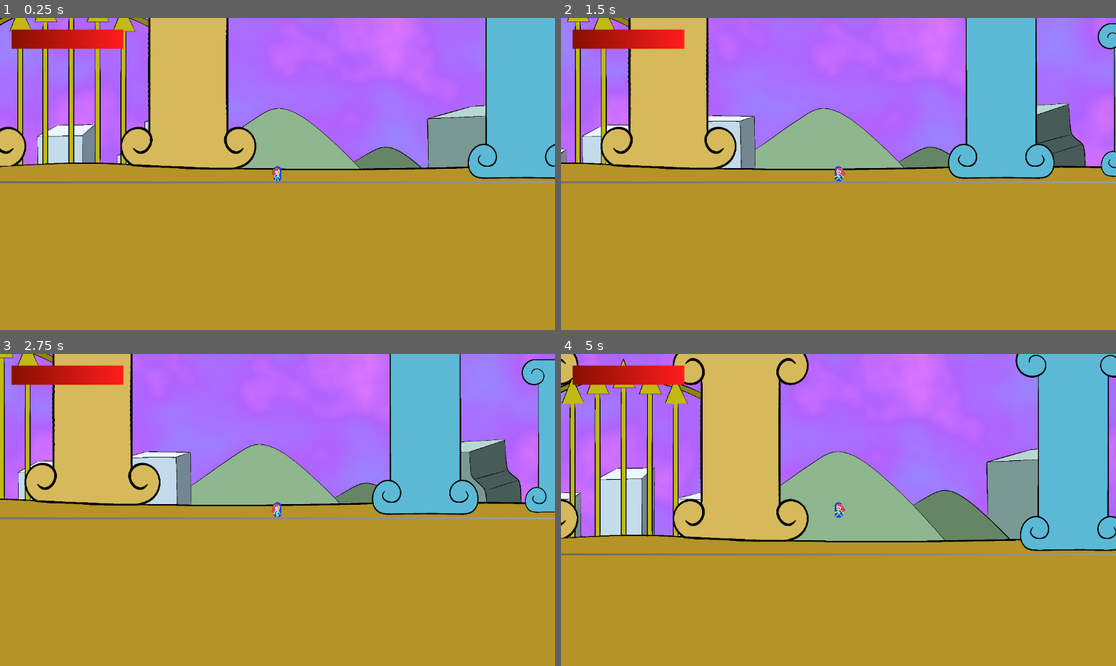
Above: before the commit, frames 1-4 (two rows, left to right).
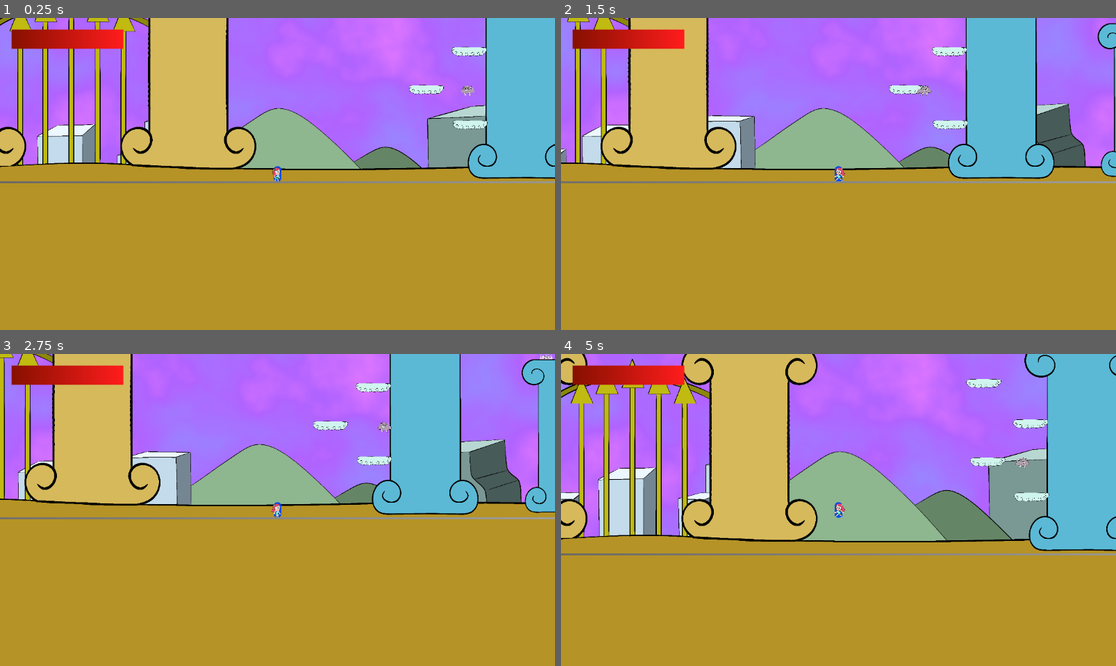
Above: after the commit, the same moments.

Repository: catloaf2048/TavernJam
Game: Godot game, scene res://Assets/Scene/Main.tscn
Two runs of this game, one before a commit and one after it. Both use one fixed random seed, a clock stepped at 60 frames per second and the inputs below.
Inputs (mouse positions are in pixels of both pictures, inside the frame that each line leads up to):
- Up to frame 1 (0.25 s): no input
- Up to frame 2 (1.5 s): tap Enter (ui_accept) at 0.5, 0.77 s; move the mouse to (960, 158) at 0.52 s; hold Right (ui_right) 0.53-1.28 s; click (960, 158) at 0.6 s; move the mouse to (727, 189) at 1.27 s; hold Left (ui_left) from 1.28 s (still down); click (727, 189) at 1.35 s
- Up to frame 3 (2.75 s): tap Enter (ui_accept) at 1.52 s; move the mouse to (333, 441) at 2.02 s; release Left (ui_left) at 2.03 s; hold Right (ui_right) from 2.03 s (still down); click (333, 441) at 2.1 s
- Up to frame 4 (5 s): move the mouse to (810, 572) at 2.77 s; click (810, 572) at 2.85 s; tap Enter (ui_accept) at 3.02, 3.77, 4.52 s; move the mouse to (1005, 556) at 3.52 s; release Right (ui_right) at 3.53 s; hold Left (ui_left) from 3.53 s (still down); click (1005, 556) at 3.6 s; move the mouse to (672, 463) at 4.27 s; click (672, 463) at 4.35 s

The runs differ from the first frame. In frame 1, 0.5% of the frame differs, in the area x 73-88%, y 9-36%; in frame 2, 0.5%; in frame 3, 0.6%; in frame 4, 13%, in the area x 0-100%, y 0-64%.

Commit message:
Level design (round 1).

Diff:
--- a/Assets/Scene/World.tscn
+++ b/Assets/Scene/World.tscn
@@ -4,6 +4,11 @@
 [ext_resource type="Texture2D" uid="uid://dtxs37wv02lf5" path="res://Assets/Sprite/Background/BG_PARALLAX.PNG" id="2_klbmg"]
 [ext_resource type="Texture2D" uid="uid://dbibmoeh6secv" path="res://Assets/Sprite/Background/BG_FOREGROUND.PNG" id="3_688b1"]
 [ext_resource type="Texture2D" uid="uid://caws677ab6gk6" path="res://Assets/Sprite/Background/SkyTexture.tres" id="3_ntegu"]
+[ext_resource type="PackedScene" uid="uid://dli4y4d581p7k" path="res://Assets/Scene/World/Spikes.tscn" id="5_7addk"]
+[ext_resource type="PackedScene" uid="uid://cplecxkf0sc2g" path="res://Assets/Scene/Entity/Foe/FlyingFoe.tscn" id="6_nu15w"]
+[ext_resource type="PackedScene" uid="uid://b56wil8uffwqo" path="res://Assets/Scene/World/Platform.tscn" id="6_sv1w6"]
+[ext_resource type="PackedScene" uid="uid://ccnniksyx7sxi" path="res://Assets/Scene/World/Wall.tscn" id="7_d0m6r"]
+[ext_resource type="PackedScene" uid="uid://dbnl70ig72pwn" path="res://Assets/Scene/World/WallCheckTrigger.tscn" id="9_aed03"]
 
 [sub_resource type="Gradient" id="Gradient_688b1"]
 offsets = PackedFloat32Array(0)
@@ -21,6 +26,15 @@
 height = 4
 
 [sub_resource type="WorldBoundaryShape2D" id="WorldBoundaryShape2D_688b1"]
+
+[sub_resource type="RectangleShape2D" id="RectangleShape2D_f2rh6"]
+size = Vector2(145, 447)
+
+[sub_resource type="RectangleShape2D" id="RectangleShape2D_j38bg"]
+size = Vector2(104, 349)
+
+[sub_resource type="RectangleShape2D" id="RectangleShape2D_644qu"]
+size = Vector2(20, 63)
 
 [node name="World" type="Node2D" unique_id=1618281570]
 
@@ -88,3 +102,97 @@
 shape = SubResource("WorldBoundaryShape2D_688b1")
 
 [node name="WorldObjects" type="Node2D" parent="." unique_id=344464918]
+
+[node name="Platform" parent="WorldObjects" unique_id=1087401016 instance=ExtResource("6_sv1w6")]
+position = Vector2(401, -147)
+
+[node name="Platform2" parent="WorldObjects" unique_id=1661747852 instance=ExtResource("6_sv1w6")]
+position = Vector2(310, -220)
+
+[node name="FlyingFoe" parent="WorldObjects" unique_id=1111096365 instance=ExtResource("6_nu15w")]
+position = Vector2(396, -214)
+
+[node name="Wall" parent="WorldObjects" unique_id=1672889270 instance=ExtResource("7_d0m6r")]
+position = Vector2(507, -240)
+
+[node name="CollisionShape2D" parent="WorldObjects/Wall" index="0" unique_id=1848292186]
+position = Vector2(-0.5, 3.5)
+shape = SubResource("RectangleShape2D_f2rh6")
+
+[node name="Wall2" parent="WorldObjects" unique_id=2099748235 instance=ExtResource("7_d0m6r")]
+position = Vector2(507, -240)
+
+[node name="CollisionShape2D" parent="WorldObjects/Wall2" index="0" unique_id=1848292186]
+position = Vector2(287, 64.5)
+shape = SubResource("RectangleShape2D_j38bg")
+
+[node name="Wall3" parent="WorldObjects" unique_id=1419058828 instance=ExtResource("7_d0m6r")]
+position = Vector2(507, -240)
+
+[node name="CollisionShape2D" parent="WorldObjects/Wall3" index="0" unique_id=1848292186]
+position = Vector2(666, 65)
+shape = SubResource("RectangleShape2D_j38bg")
+
+[node name="Wall4" parent="WorldObjects" unique_id=190884309 instance=ExtResource("7_d0m6r")]
+position = Vector2(507, -240)
+
+[node name="CollisionShape2D" parent="WorldObjects/Wall4" index="0" unique_id=1848292186]
+position = Vector2(477, 65)
+shape = SubResource("RectangleShape2D_j38bg")
+
+[node name="Wall5" parent="WorldObjects" unique_id=711627623 instance=ExtResource("7_d0m6r")]
+position = Vector2(507, -240)
+
+[node name="CollisionShape2D" parent="WorldObjects/Wall5" index="0" unique_id=1848292186]
+position = Vector2(852, 65)
+shape = SubResource("RectangleShape2D_j38bg")
+
+[node name="Platform3" parent="WorldObjects" unique_id=1903222920 instance=ExtResource("6_sv1w6")]
+position = Vector2(399, -299)
+
+[node name="Platform4" parent="WorldObjects" unique_id=494183207 instance=ExtResource("6_sv1w6")]
+position = Vector2(302, -383)
+
+[node name="Spikes" parent="WorldObjects" unique_id=211226691 instance=ExtResource("5_7addk")]
+position = Vector2(501, -476)
+
+[node name="Spikes2" parent="WorldObjects" unique_id=1968262450 instance=ExtResource("5_7addk")]
+position = Vector2(756, -367)
+
+[node name="Spikes3" parent="WorldObjects" unique_id=116650405 instance=ExtResource("5_7addk")]
+position = Vector2(795, -366)
+
+[node name="Spikes4" parent="WorldObjects" unique_id=1366430701 instance=ExtResource("5_7addk")]
+position = Vector2(832, -366)
+
+[node name="Spikes5" parent="WorldObjects" unique_id=1779116986 instance=ExtResource("5_7addk")]
+position = Vector2(1021, -364)
+
+[node name="Spikes6" parent="WorldObjects" unique_id=1741032146 instance=ExtResource("5_7addk")]
+position = Vector2(1134, -365)
+
+[node name="Platform5" parent="WorldObjects" unique_id=1287886214 instance=ExtResource("6_sv1w6")]
+position = Vector2(1077, -404)
+
+[node name="Platform6" parent="WorldObjects" unique_id=530326655 instance=ExtResource("6_sv1w6")]
+position = Vector2(742, -487)
+
+[node name="WallCheckTrigger" parent="WorldObjects" unique_id=1200629283 instance=ExtResource("9_aed03")]
+position = Vector2(1134, -397)
+
+[node name="CollisionShape2D" parent="WorldObjects/WallCheckTrigger" index="0" unique_id=865216267]
+position = Vector2(0, -14.5)
+shape = SubResource("RectangleShape2D_644qu")
+
+[node name="FlyingFoe2" parent="WorldObjects" unique_id=1472098137 instance=ExtResource("6_nu15w")]
+position = Vector2(835, -438)
+
+[node name="FlyingFoe3" parent="WorldObjects" unique_id=2008021436 instance=ExtResource("6_nu15w")]
+position = Vector2(969, -396)
+
+[editable path="WorldObjects/Wall"]
+[editable path="WorldObjects/Wall2"]
+[editable path="WorldObjects/Wall3"]
+[editable path="WorldObjects/Wall4"]
+[editable path="WorldObjects/Wall5"]
+[editable path="WorldObjects/WallCheckTrigger"]
